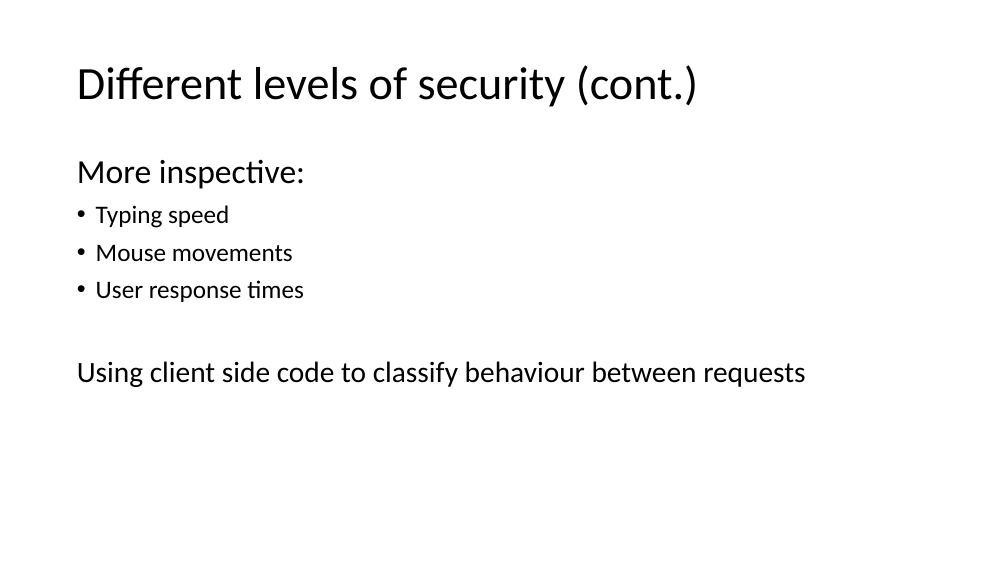
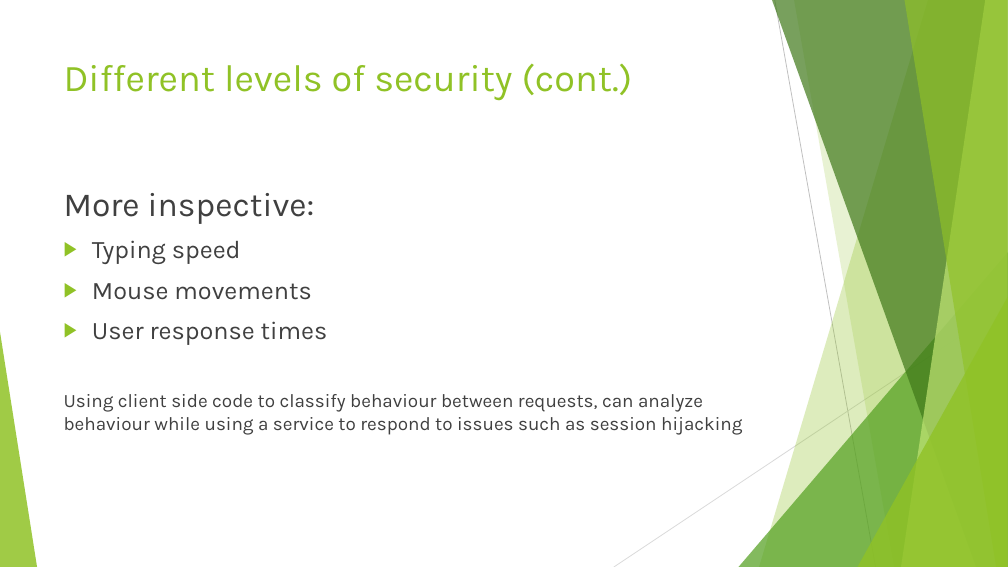
Before and after one commit to EmanSza/2023-hackathon-centennialhacks, a slide deck: slide 7 of notes/Human Hueristics.pptx. Drawn at 1008x567 pixels with LibreOffice and Linux fonts; fonts in the diff are those of the drawing. Boxes give left, top, right and bottom in pixels: in the first picture for what was removed or moved away, otherwise in the second. Text is boxed around its words. In the diff, an @@ line names an element or a change of style, - is before the commit and + after.

```diff
--- a/notes/Human Hueristics.pptx
+++ b/notes/Human Hueristics.pptx
@@ title "Different levels of security (cont.)": place and size @@
-title "Different levels of security (cont.)" at bbox=[77, 65, 698, 107]
+title "Different levels of security (cont.)" at bbox=[64, 63, 633, 101]
@@ title "Different levels of security (cont.)" at bbox=[64, 63, 633, 101]: size 44 to 36 pt, font Calibri to Karla, text colour #000000 to #90C226; line spacing 0.9 to 1; vertical alignment middle to top @@
@@ text "More inspective:": place and size @@
-text "More inspective:" at bbox=[77, 159, 805, 387]
+text "More inspective:" at bbox=[64, 193, 742, 435]
@@ text at bbox=[64, 193, 328, 345]: font Calibri to Karla, text colour #000000 to #404040 in "More inspective:", "Typing speed", "Mouse movements", "User response times"; line spacing 0.9 to 1; bullet • to ▶ @@
@@ group added at bbox=[0, 0, 1008, 567]: 5 freeform shapes, 3 triangles, 2 lines @@
@@ text at bbox=[64, 394, 742, 435]: text changed; size 28 to 18 pt; font Calibri to Karla; text colour #000000 to #404040 @@
-Using client side code to classify behaviour between requests
+Using client side code to classify behaviour between requests, can analyze behaviour while using a service to respond to issues such as session hijacking
```
Also in this commit, not shown: 8 other slides changed, 1 slide added.
